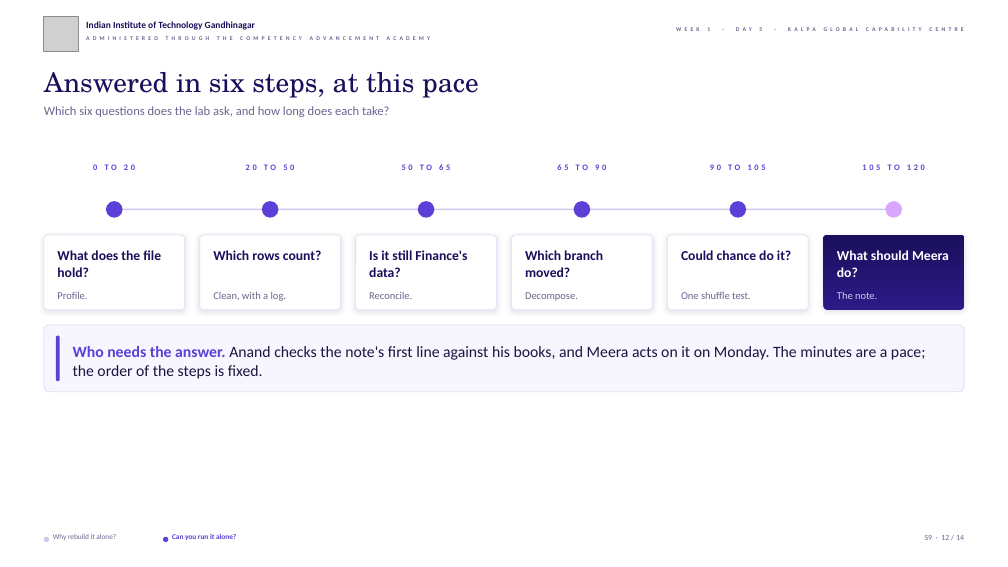
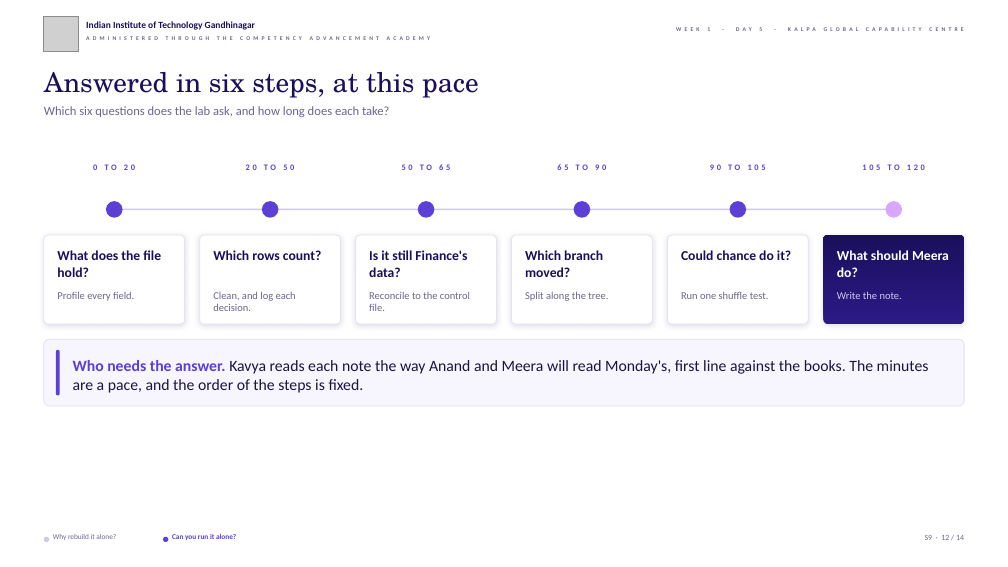
Before and after one commit to fde-academy-lab/c2-content-factory, a slide deck: slide 12 of content/W01/D5/slides/C2_W01_D05_lab_STUDENT.pptx. Drawn at 1008x567 pixels with LibreOffice and Linux fonts; fonts in the diff are those of the drawing; grey boxes stand for pictures; background and template pictures are left out. Boxes give left, top, right and bottom in pixels: in the first picture for what was removed or moved away, otherwise in the second. Text is boxed around its words. In the diff, an @@ line names an element or a change of style, - is before the commit and + after.

```diff
--- a/content/W01/D5/slides/C2_W01_D05_lab_STUDENT.pptx
+++ b/content/W01/D5/slides/C2_W01_D05_lab_STUDENT.pptx
@@ rounded rectangle: place and size @@
-rounded rectangle at (44,235,185,310)
+rounded rectangle at (44,235,185,324)
@@ rounded rectangle: place and size @@
-rounded rectangle at (200,235,340,310)
+rounded rectangle at (200,235,340,324)
@@ rounded rectangle: place and size @@
-rounded rectangle at (355,235,496,310)
+rounded rectangle at (355,235,496,324)
@@ rounded rectangle: place and size @@
-rounded rectangle at (512,235,653,310)
+rounded rectangle at (512,235,653,324)
@@ rounded rectangle: place and size @@
-rounded rectangle at (668,235,808,310)
+rounded rectangle at (668,235,808,324)
@@ rounded rectangle: place and size @@
-rounded rectangle at (823,235,964,310)
+rounded rectangle at (823,235,964,324)
@@ text at (57,291,134,301): text changed @@
-Profile.
+Profile every field.
@@ text at (213,291,296,311): text changed @@
-Clean, with a log.
+Clean, and log each decision.
@@ text at (369,292,470,311): text changed @@
-Reconcile.
+Reconcile to the control file.
@@ text at (525,291,608,301): text changed @@
-Decompose.
+Split along the tree.
@@ text at (681,292,769,299): text changed @@
-One shuffle test.
+Run one shuffle test.
@@ text at (837,291,902,299): text changed @@
-The note.
+Write the note.
@@ rounded rectangle: place and size @@
-rounded rectangle at (44,325,964,392)
+rounded rectangle at (44,340,964,406)
@@ rounded rectangle: place and size @@
-rounded rectangle at (56,336,60,381)
+rounded rectangle at (56,350,60,395)
@@ text at (73,360,929,393): text changed @@
-Who needs the answer. Anand checks the note's first line against his books, and Meera acts on it on Monday. The minutes are a pace; the order of the steps is fixed.
+Who needs the answer. Kavya reads each note the way Anand and Meera will read Monday's, first line against the books. The minutes are a pace, and the order of the steps is fixed.
```
Also in this commit, not shown: 8 other slides changed, 17 other files.
